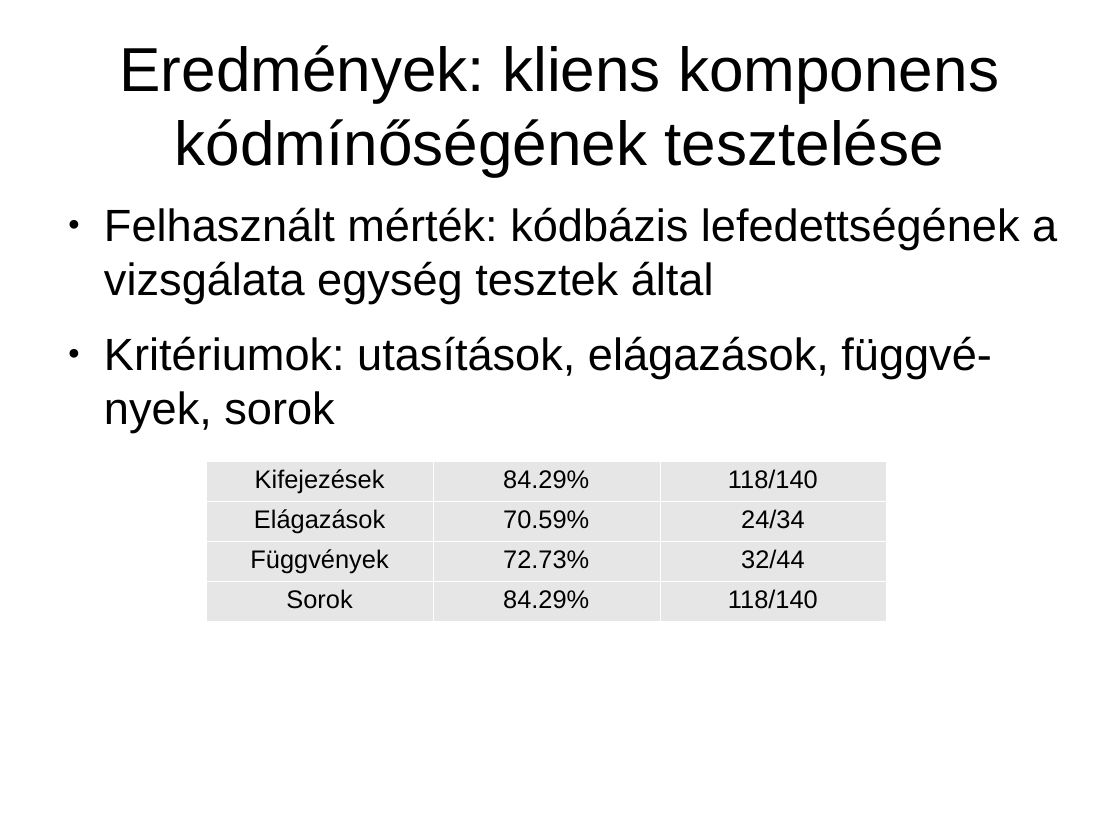
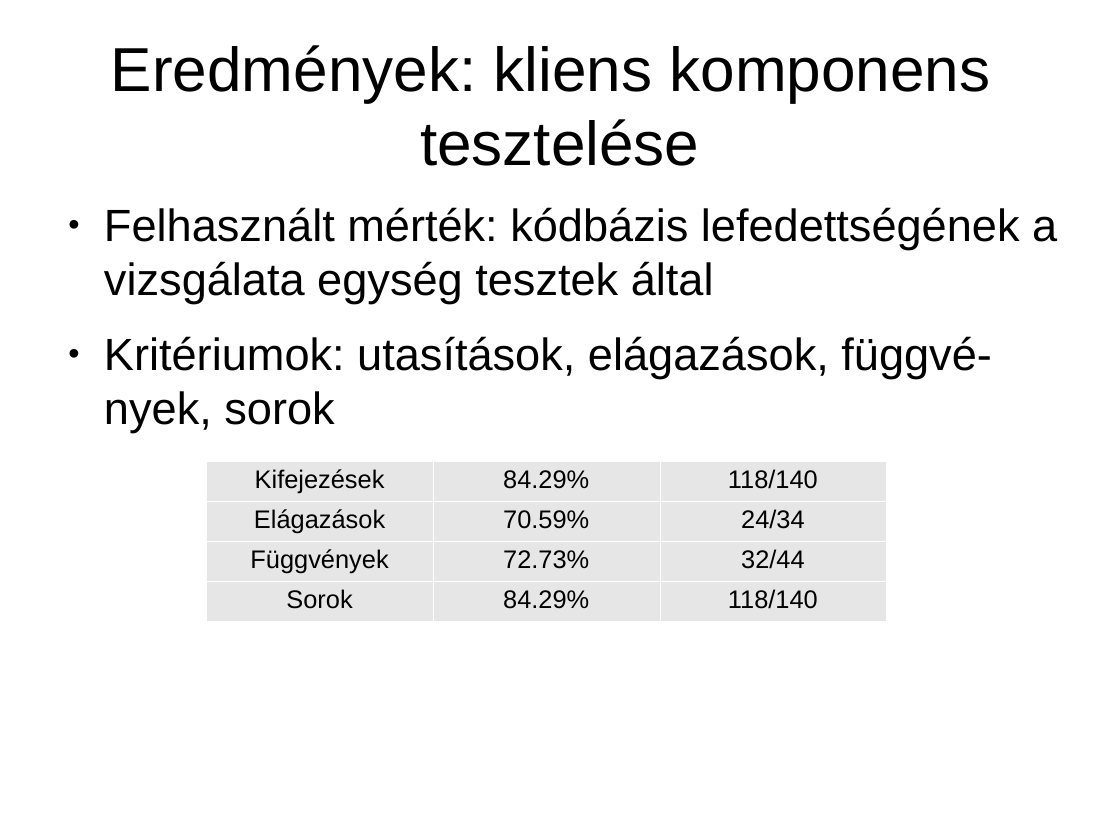
Before and after one commit to Zoliqa/drugsdb, a slide deck: slide 25 of docs/thesis/Orvosi szövegértelmező rendszer - bemutató.odp (slide 20 before the commit). Drawn at 1120x840 pixels with LibreOffice and Linux fonts; fonts in the diff are those of the drawing. Boxes give left, top, right and bottom in pixels: in the first picture for what was removed or moved away, otherwise in the second. Text is boxed around its words. In the diff, an @@ line names an element or a change of style, - is before the commit and + after.

```diff
--- a/docs/thesis/Orvosi szövegértelmező rendszer - bemutató.odp
+++ b/docs/thesis/Orvosi szövegértelmező rendszer - bemutató.odp
@@ title at <box>111,45,991,166</box>: text changed @@
-Eredmények: kliens komponens kódmínőségének tesztelése
+Eredmények: kliens komponens tesztelése
```
Also in this commit, not shown: 4 other slides changed, 5 slides added, 2 other files.
